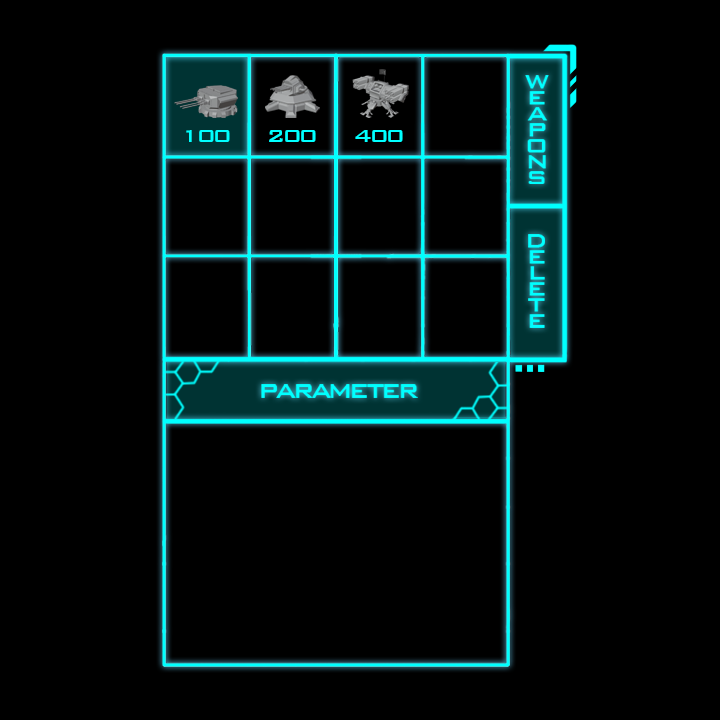
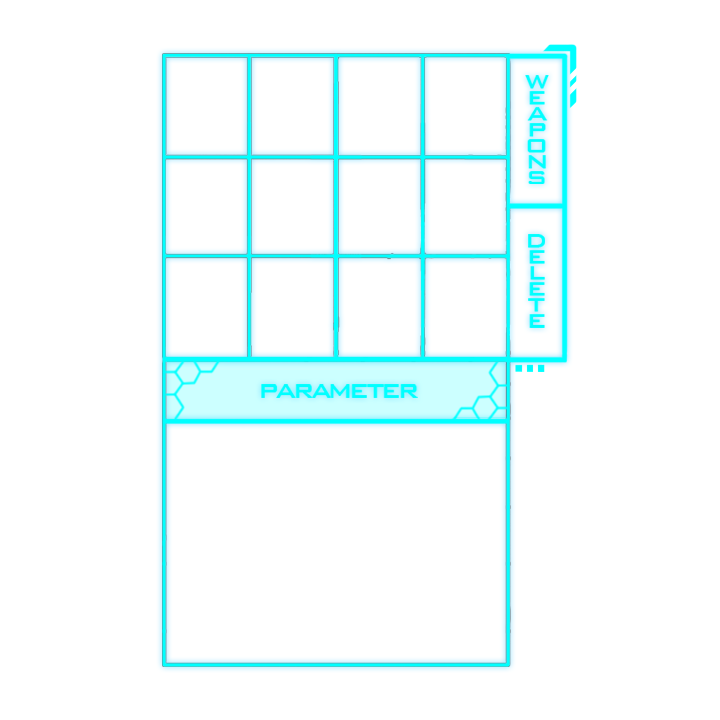
Comparing the layer stacks of the two 720px x 720px images. Changes:
hid "RocketTurret" over 352, 69, 409, 118
hid "400" over 355, 130, 403, 142
hid "LaserTurret" over 265, 75, 320, 118
hid "200" over 269, 130, 316, 142
hid "DualGunTurret" over 174, 85, 238, 118
hid "100" over 186, 130, 230, 142
hid "Turret背景" over 162, 53, 251, 158
hid "delete背景" over 510, 208, 562, 357
hid "weapons背景" over 510, 59, 562, 203
hid "背景" over 0, 0, 720, 720
